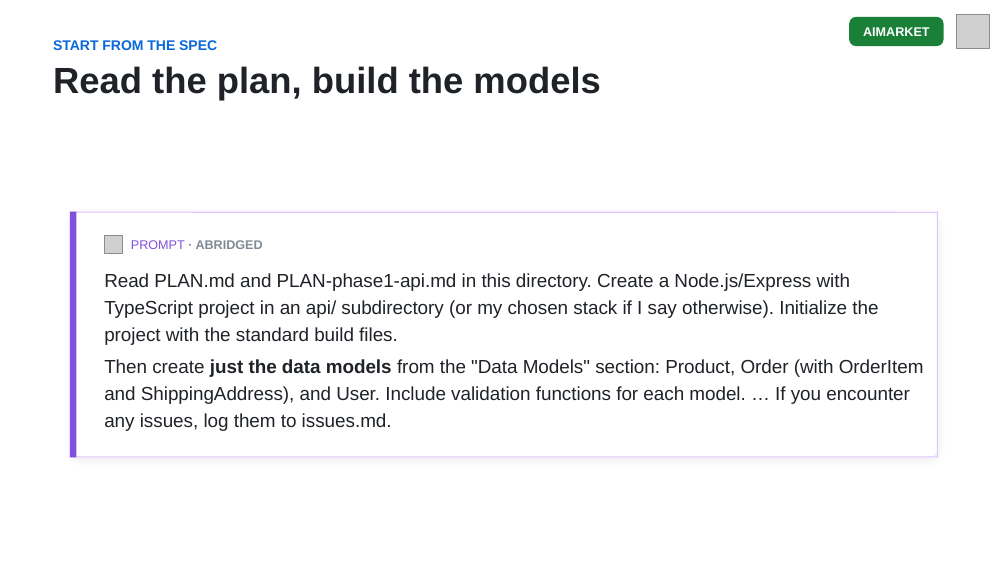
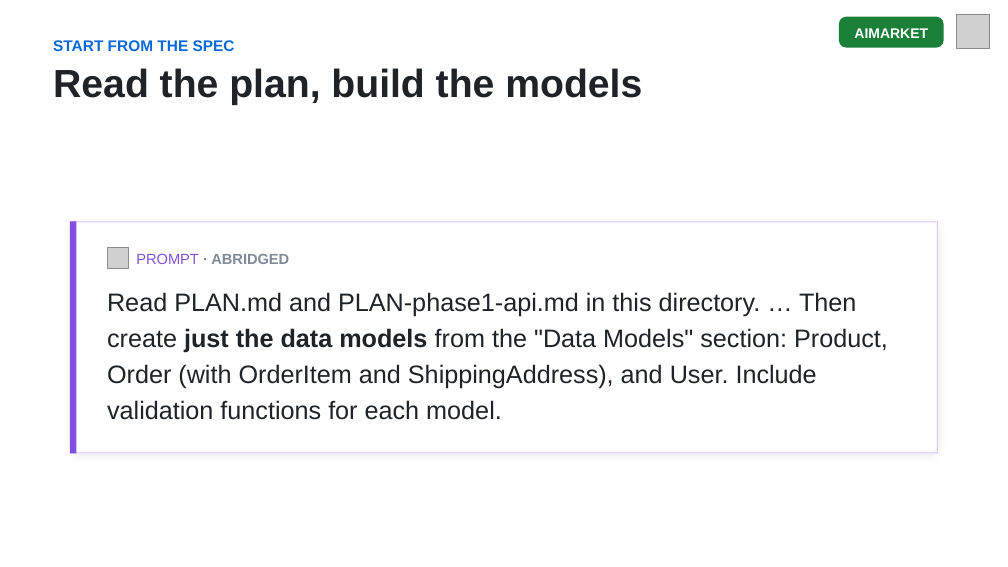
Before and after one commit to DanWahlin/agentic-journeys, a slide deck: slide 7 of slides/02-aimarket.pptx. Drawn at 1008x567 pixels with LibreOffice and Linux fonts; fonts in the diff are those of the drawing; grey boxes stand for pictures. Boxes give left, top, right and bottom in pixels: in the first picture for what was removed or moved away, otherwise in the second. Text is boxed around its words. In the diff, an @@ line names an element or a change of style, - is before the commit and + after.

```diff
--- a/slides/02-aimarket.pptx
+++ b/slides/02-aimarket.pptx
@@ rounded rectangle at (839,17,943,48): proportions changed @@
@@ rounded rectangle: place and size @@
-rounded rectangle at (849,17,943,46)
+rounded rectangle at (839,17,943,48)
@@ text "AIMARKET": place and size @@
-text "AIMARKET" at (863,27,930,36)
+text "AIMARKET" at (854,28,928,38)
@@ text "AIMARKET" at (854,28,928,38): size 9 to 10 pt @@
@@ text "START FROM THE SPEC" at (53,40,235,51): size 10 to 11 pt @@
@@ text "Read the plan, build the ..." at (53,68,642,105): size 26 to 28 pt; line spacing 31pt to 33pt @@
@@ rounded rectangle: place and size @@
-rounded rectangle at (70,212,937,458)
+rounded rectangle at (70,222,937,454)
@@ rounded rectangle at (70,222,937,454): proportions changed @@
@@ line moved from (70, 213) - (938, 213) to (70, 222) - (938, 222) @@
@@ line moved from (74, 212) - (74, 458) to (74, 222) - (74, 454) @@
@@ line moved from (937, 212) - (937, 458) to (937, 222) - (937, 454) @@
@@ picture: place and size @@
-picture at (104,235,122,253)
+picture at (107,248,128,269)
@@ text "PROMPT · ABRIDGED": place and size @@
-text "PROMPT · ABRIDGED" at (131,240,263,249)
+text "PROMPT · ABRIDGED" at (136,254,289,264)
@@ text "PROMPT · ABRIDGED" at (136,254,289,264): size 9 to 10.5 pt @@
@@ text at (107,292,888,420): text changed; size 13.5 to 18 pt @@
-Read PLAN.md and PLAN-phase1-api.md in this directory. Create a Node.js/Express with TypeScript project in an api/ subdirectory (or my chosen stack if I say otherwise). Initialize the project with the standard build files.
+Read PLAN.md and PLAN-phase1-api.md in this directory. … Then create just the data models from the "Data Models" section: Product, Order (with OrderItem and ShippingAddress), and User. Include validation functions for each model.
@@ text removed at (104,359,924,431) @@
-Then create just the data models from the "Data Models" section: Product, Order (with OrderItem and ShippingAddress), and User. Include validation functions for each model. … If you encounter any issues, log them to issues.md.
@@ line moved from (70, 457) - (938, 457) to (70, 453) - (938, 453) @@
```
Also in this commit, not shown: 24 other slides changed, 7 other files.
